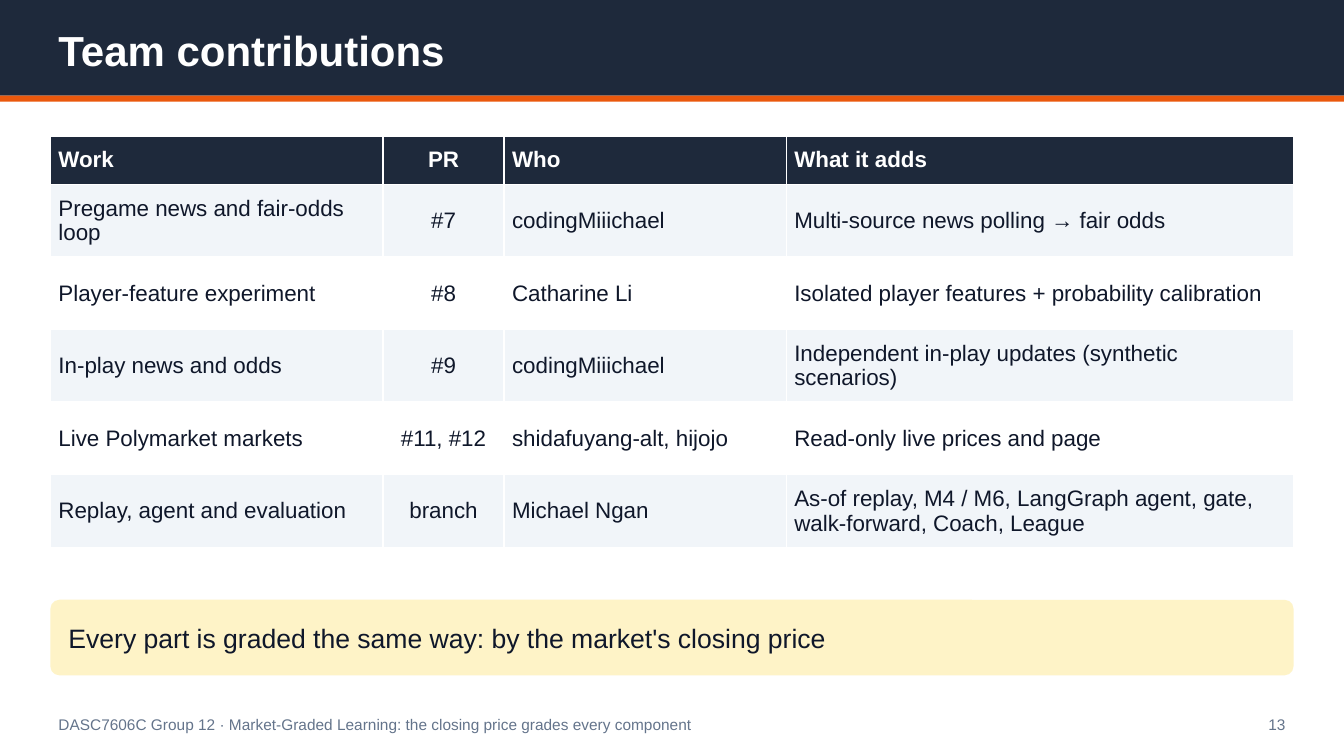
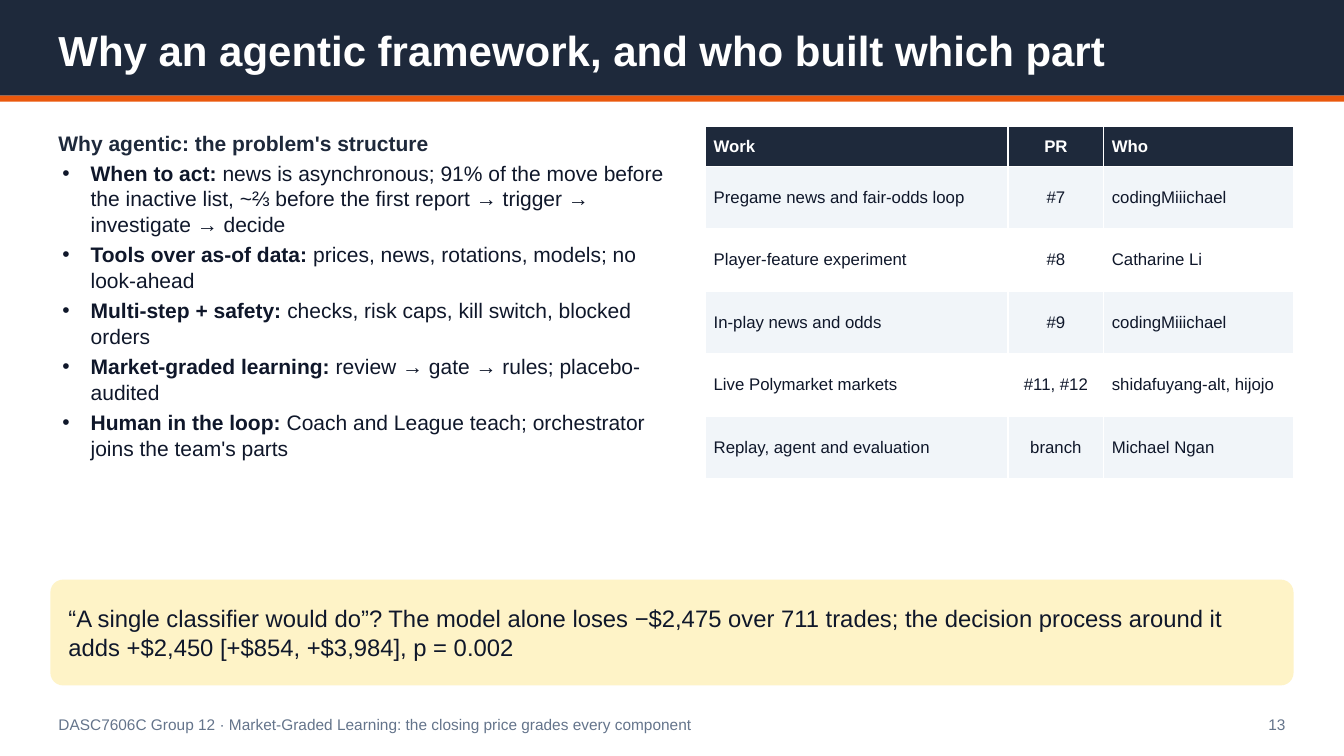
Before and after one commit to Michaelyzr/nba-agent, a slide deck: slide 13 of presentation/nba_agent_deck.pptx. Drawn at 1344x756 pixels with LibreOffice and Linux fonts; fonts in the diff are those of the drawing. Boxes give left, top, right and bottom in pixels: in the first picture for what was removed or moved away, otherwise in the second. Text is boxed around its words. In the diff, an @@ line names an element or a change of style, - is before the commit and + after.

```diff
--- a/presentation/nba_agent_deck.pptx
+++ b/presentation/nba_agent_deck.pptx
@@ text at [58, 35, 1105, 75]: text changed @@
-Team contributions
+Why an agentic framework, and who built which part
@@ text added at [58, 135, 663, 460], 15 pt, text #0F172A @@
+Why agentic: the problem's structure
+• When to act: news is asynchronous; 91% of the move before the inactive list, ~⅔ before the first report → trigger → investigate → decide
+• Tools over as-of data: prices, news, rotations, models; no look-ahead
+• Multi-step + safety: checks, risk caps, kill switch, blocked orders
+• Market-graded learning: review → gate → rules; placebo-audited
+• Human in the loop: Coach and League teach; orchestrator joins the team's parts
@@ table at [706, 126, 1294, 479] @@
-column 4: What it adds | Multi-source news polling → fair odds | Isolated player features + probability calibration | Independent in-play updates (synthetic scenarios) | Read-only live prices and page | As-of replay, M4 / M6, LangGraph agent, gate, walk-forward, Coach, League
@@ table: place and size @@
-table at [50, 136, 1294, 547]
+table at [706, 126, 1294, 479]
@@ rounded rectangle: place and size @@
-rounded rectangle at [50, 600, 1294, 676]
+rounded rectangle at [50, 580, 1294, 686]
@@ text removed at [68, 628, 826, 653] @@
-Every part is graded the same way: by the market's closing price
@@ text added at [68, 609, 1222, 661], 17 pt, text #0F172A @@
+“A single classifier would do”? The model alone loses −$2,475 over 711 trades; the decision process around it adds +$2,450 [+$854, +$3,984], p = 0.002
```
Also in this commit, not shown: 1 other slide changed, 14 other files.
